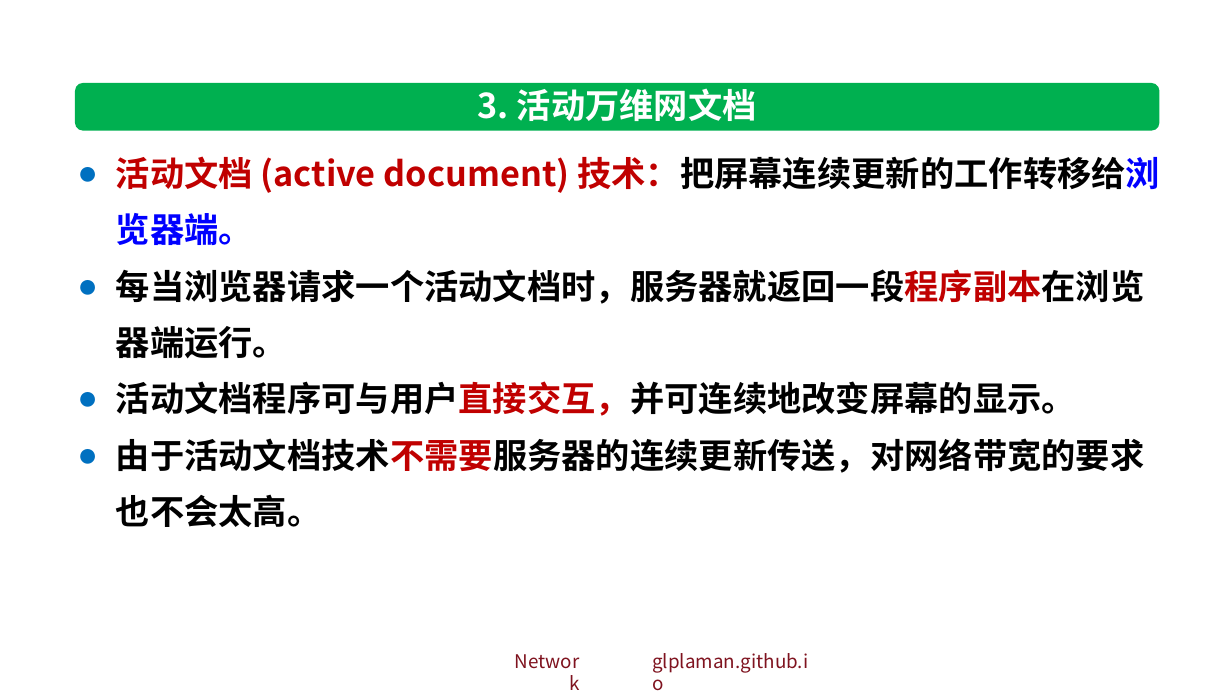
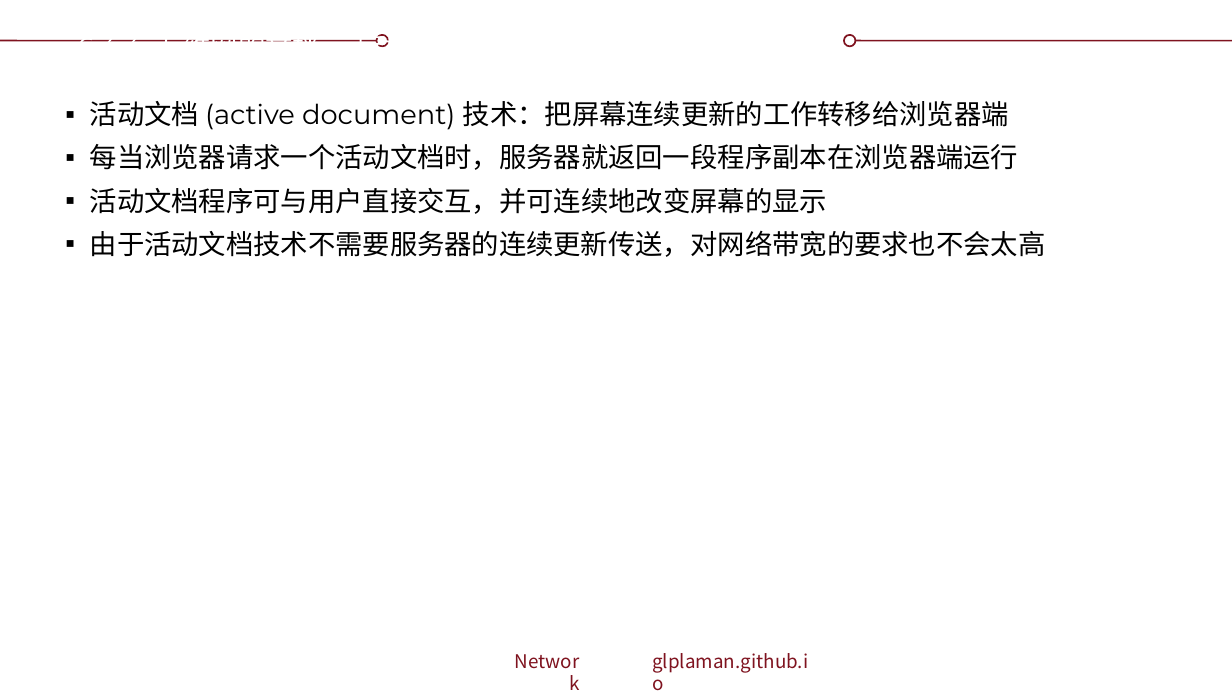
Before and after one commit to glplaman/glplaman.github.io, a slide deck: slide 105 of network/ppt/chap6.pptx (slide 111 before the commit). Drawn at 1232x693 pixels with LibreOffice and Linux fonts; fonts in the diff are those of the drawing; background and template pictures are left out. Boxes give left, top, right and bottom in pixels: in the first picture for what was removed or moved away, otherwise in the second. Text is boxed around its words. In the diff, an @@ line names an element or a change of style, - is before the commit and + after.

```diff
--- a/network/ppt/chap6.pptx
+++ b/network/ppt/chap6.pptx
@@ rectangle removed at (0, 0, 1232, 48) @@
@@ title added at (78, 34, 535, 47), 16 pt, text #FFFFFF @@
+6.4.4 万维网的文档 - 活动万维网文档
@@ ellipse added at (377, 34, 388, 46), fill #FFFFFF, outline #7F131F 1 pt @@
@@ ellipse added at (844, 34, 855, 46), fill #FFFFFF, outline #7F131F 1 pt @@
@@ rounded rectangle removed at (75, 83, 1159, 131) @@
@@ text removed at (478, 88, 757, 121) @@
-3. 活动万维网文档
@@ text at (90, 101, 1046, 257): text changed; size 20 to 16 pt; font Noto Sans CJK SC to Montserrat; bold off @@
-● 活动文档 (active document) 技术：把屏幕连续更新的工作转移给浏览器端。
-● 每当浏览器请求一个活动文档时，服务器就返回一段程序副本在浏览器端运行。
-● 活动文档程序可与用户直接交互，并可连续地改变屏幕的显示。
-● 由于活动文档技术不需要服务器的连续更新传送，对网络带宽的要求也不会太高。
+▪ 活动文档 (active document) 技术：把屏幕连续更新的工作转移给浏览器端
+▪ 每当浏览器请求一个活动文档时，服务器就返回一段程序副本在浏览器端运行
+▪ 活动文档程序可与用户直接交互，并可连续地改变屏幕的显示
+▪ 由于活动文档技术不需要服务器的连续更新传送，对网络带宽的要求也不会太高
```
Also in this commit, not shown: 61 other slides changed, 2 slides added, 8 slides removed, 10 other files.
